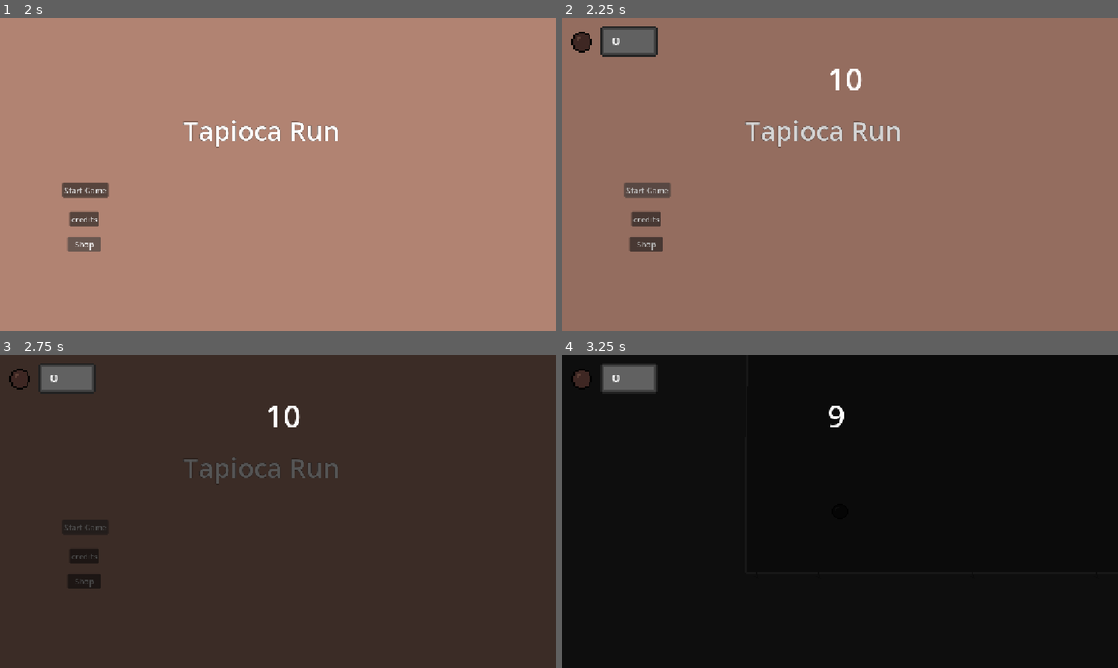
Above: before the commit, frames 1-4 (two rows, left to right).
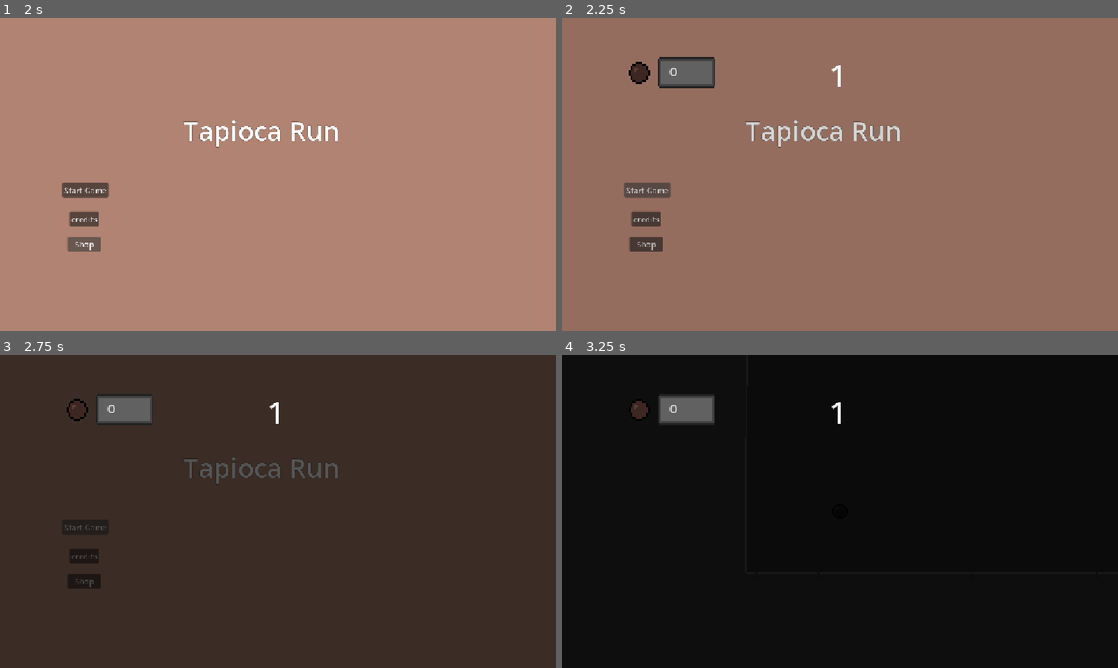
Above: after the commit, the same moments.

Repository: Adi-Ari-17/tapioca-run
Game: Godot game, scene res://scenes/main.tscn
The game is run twice, just before and just after one commit, with the same random seed, the same clock (stepped at 60 frames per second) and the same inputs.
Inputs:
- Up to frame 1 (2 s): click "credits" at 0.5 s; click "Shop" at 1.25 s
- Up to frame 2 (2.25 s): click "Start Game" at 2 s
- Up to frame 3 (2.75 s): no input
- Up to frame 4 (3.25 s): click "Start Game" at 2.75 s

Frame 1 is identical in both runs. In frame 2, 2.6% of the frame differs, in the area x 1-54%, y 2-24%; in frame 3, 2.3%; in frame 4, 2.1%.
Error after the commit: Parse Error: Expected indented block after function declaration. (res://scripts/countdown.gd:8)

Commit message:
sm more countdown fixing without spamming gamemanager

Diff:
--- a/tapioca-run/scenes/coins.tscn
+++ b/tapioca-run/scenes/coins.tscn
@@ -125,3 +125,4 @@
 shape = SubResource("CircleShape2D_gs5bf")
 
 [connection signal="area_entered" from="." to="." method="_on_area_entered"]
+[connection signal="body_entered" from="." to="." method="_on_body_entered"]
--- a/tapioca-run/scenes/countdown.tscn
+++ b/tapioca-run/scenes/countdown.tscn
@@ -5,7 +5,7 @@
 [sub_resource type="LabelSettings" id="LabelSettings_6mc5i"]
 font_size = 64
 
-[node name="countdown" type="Node2D" unique_id=1009133850]
+[node name="countdown" type="Node2D" unique_id=233580494]
 script = ExtResource("1_6e84v")
 
 [node name="Label" type="Label" parent="." unique_id=1448555635]
--- a/tapioca-run/scenes/hud.tscn
+++ b/tapioca-run/scenes/hud.tscn
@@ -5,7 +5,7 @@
 
 [sub_resource type="LabelSettings" id="LabelSettings_6mc5i"]
 
-[node name="Node2D" type="Node2D" unique_id=1661951141]
+[node name="hud" type="Node2D" unique_id=1097955973]
 scale = Vector2(2, 2)
 script = ExtResource("1_oo0fn")
 
--- a/tapioca-run/scenes/level_1.tscn
+++ b/tapioca-run/scenes/level_1.tscn
@@ -140,6 +140,93 @@
 
 [node name="coins" type="Node2D" parent="." unique_id=2024505331]
 
+[node name="coin7" parent="coins" unique_id=1526938507 instance=ExtResource("2_bswci")]
+position = Vector2(1708, 21)
+
+[node name="coin8" parent="coins" unique_id=261964935 instance=ExtResource("2_bswci")]
+position = Vector2(1706, -13)
+
+[node name="coin9" parent="coins" unique_id=1845243955 instance=ExtResource("2_bswci")]
+position = Vector2(1670, 18)
+
+[node name="coin10" parent="coins" unique_id=798483029 instance=ExtResource("2_bswci")]
+position = Vector2(1664, -14)
+
+[node name="coin11" parent="coins" unique_id=547370698 instance=ExtResource("2_bswci")]
+position = Vector2(1629, 21)
+
+[node name="coin12" parent="coins" unique_id=650514000 instance=ExtResource("2_bswci")]
+position = Vector2(1626, -13)
+
+[node name="coin13" parent="coins" unique_id=933764095 instance=ExtResource("2_bswci")]
+position = Vector2(1343, -87)
+
+[node name="coin14" parent="coins" unique_id=450156234 instance=ExtResource("2_bswci")]
+position = Vector2(1383, -118)
+
+[node name="coin15" parent="coins" unique_id=1251227717 instance=ExtResource("2_bswci")]
+position = Vector2(1416, -85)
+
+[node name="coin16" parent="coins" unique_id=1855461979 instance=ExtResource("2_bswci")]
+position = Vector2(1069, 48)
+
+[node name="coin17" parent="coins" unique_id=1430783629 instance=ExtResource("2_bswci")]
+position = Vector2(1258, -61)
+
+[node name="coin18" parent="coins" unique_id=1339331173 instance=ExtResource("2_bswci")]
+position = Vector2(1581, -144)
+
+[node name="coin19" parent="coins" unique_id=640313220 instance=ExtResource("2_bswci")]
+position = Vector2(1438, 322)
+
+[node name="coin20" parent="coins" unique_id=1647680095 instance=ExtResource("2_bswci")]
+position = Vector2(1499, 305)
+
+[node name="coin21" parent="coins" unique_id=22471360 instance=ExtResource("2_bswci")]
+position = Vector2(1500, 334)
+
+[node name="coin22" parent="coins" unique_id=1412282034 instance=ExtResource("2_bswci")]
+position = Vector2(1527, 305)
+
+[node name="coin23" parent="coins" unique_id=1277444016 instance=ExtResource("2_bswci")]
+position = Vector2(1527, 333)
+
+[node name="coin24" parent="coins" unique_id=275593261 instance=ExtResource("2_bswci")]
+position = Vector2(1551, 307)
+
+[node name="coin25" parent="coins" unique_id=1659071107 instance=ExtResource("2_bswci")]
+position = Vector2(1558, 334)
+
+[node name="coin26" parent="coins" unique_id=1625834618 instance=ExtResource("2_bswci")]
+position = Vector2(1583, 306)
+
+[node name="coin27" parent="coins" unique_id=1384378542 instance=ExtResource("2_bswci")]
+position = Vector2(1589, 333)
+
+[node name="coin28" parent="coins" unique_id=345787075 instance=ExtResource("2_bswci")]
+position = Vector2(1616, 304)
+
+[node name="coin29" parent="coins" unique_id=2073123008 instance=ExtResource("2_bswci")]
+position = Vector2(1617, 333)
+
+[node name="coin30" parent="coins" unique_id=154525656 instance=ExtResource("2_bswci")]
+position = Vector2(1434, 90)
+
+[node name="coin31" parent="coins" unique_id=373035037 instance=ExtResource("2_bswci")]
+position = Vector2(1430, 128)
+
+[node name="coin32" parent="coins" unique_id=1809022557 instance=ExtResource("2_bswci")]
+position = Vector2(1432, 166)
+
+[node name="coin33" parent="coins" unique_id=1623907462 instance=ExtResource("2_bswci")]
+position = Vector2(1426, 202)
+
+[node name="coin34" parent="coins" unique_id=1249289991 instance=ExtResource("2_bswci")]
+position = Vector2(1426, 237)
+
+[node name="coin35" parent="coins" unique_id=1245021386 instance=ExtResource("2_bswci")]
+position = Vector2(1427, 271)
+
 [node name="coin" parent="coins" unique_id=841733727 instance=ExtResource("2_bswci")]
 position = Vector2(561, 147)
 
@@ -157,90 +244,3 @@
 
 [node name="coin6" parent="coins" unique_id=1518545858 instance=ExtResource("2_bswci")]
 position = Vector2(754, 75)
-
-[node name="coin" parent="." unique_id=1526938507 instance=ExtResource("2_bswci")]
-position = Vector2(1708, 21)
-
-[node name="coin2" parent="." unique_id=261964935 instance=ExtResource("2_bswci")]
-position = Vector2(1706, -13)
-
-[node name="coin3" parent="." unique_id=1845243955 instance=ExtResource("2_bswci")]
-position = Vector2(1670, 18)
-
-[node name="coin4" parent="." unique_id=798483029 instance=ExtResource("2_bswci")]
-position = Vector2(1664, -14)
-
-[node name="coin5" parent="." unique_id=547370698 instance=ExtResource("2_bswci")]
-position = Vector2(1629, 21)
-
-[node name="coin6" parent="." unique_id=650514000 instance=ExtResource("2_bswci")]
-position = Vector2(1626, -13)
-
-[node name="coin7" parent="." unique_id=933764095 instance=ExtResource("2_bswci")]
-position = Vector2(1343, -87)
-
-[node name="coin8" parent="." unique_id=450156234 instance=ExtResource("2_bswci")]
-position = Vector2(1383, -118)
-
-[node name="coin9" parent="." unique_id=1251227717 instance=ExtResource("2_bswci")]
-position = Vector2(1416, -85)
-
-[node name="coin10" parent="." unique_id=1855461979 instance=ExtResource("2_bswci")]
-position = Vector2(1069, 48)
-
-[node name="coin11" parent="." unique_id=1430783629 instance=ExtResource("2_bswci")]
-position = Vector2(1258, -61)
-
-[node name="coin12" parent="." unique_id=1339331173 instance=ExtResource("2_bswci")]
-position = Vector2(1581, -144)
-
-[node name="coin13" parent="." unique_id=640313220 instance=ExtResource("2_bswci")]
-position = Vector2(1438, 322)
-
-[node name="coin14" parent="." unique_id=1647680095 instance=ExtResource("2_bswci")]
-position = Vector2(1499, 305)
-
-[node name="coin15" parent="." unique_id=22471360 instance=ExtResource("2_bswci")]
-position = Vector2(1500, 334)
-
-[node name="coin16" parent="." unique_id=1412282034 instance=ExtResource("2_bswci")]
-position = Vector2(1527, 305)
-
-[node name="coin17" parent="." unique_id=1277444016 instance=ExtResource("2_bswci")]
-position = Vector2(1527, 333)
-
-[node name="coin18" parent="." unique_id=275593261 instance=ExtResource("2_bswci")]
-position = Vector2(1551, 307)
-
-[node name="coin19" parent="." unique_id=1659071107 instance=ExtResource("2_bswci")]
-position = Vector2(1558, 334)
-
-[node name="coin20" parent="." unique_id=1625834618 instance=ExtResource("2_bswci")]
-position = Vector2(1583, 306)
-
-[node name="coin21" parent="." unique_id=1384378542 instance=ExtResource("2_bswci")]
-position = Vector2(1589, 333)
-
-[node name="coin22" parent="." unique_id=345787075 instance=ExtResource("2_bswci")]
-position = Vector2(1616, 304)
-
-[node name="coin23" parent="." unique_id=2073123008 instance=ExtResource("2_bswci")]
-position = Vector2(1617, 333)
-
-[node name="coin24" parent="." unique_id=154525656 instance=ExtResource("2_bswci")]
-position = Vector2(1434, 90)
-
-[node name="coin25" parent="." unique_id=373035037 instance=ExtResource("2_bswci")]
-position = Vector2(1430, 128)
-
-[node name="coin26" parent="." unique_id=1809022557 instance=ExtResource("2_bswci")]
-position = Vector2(1432, 166)
-
-[node name="coin27" parent="." unique_id=1623907462 instance=ExtResource("2_bswci")]
-position = Vector2(1426, 202)
-
-[node name="coin28" parent="." unique_id=1249289991 instance=ExtResource("2_bswci")]
-position = Vector2(1426, 237)
-
-[node name="coin29" parent="." unique_id=1245021386 instance=ExtResource("2_bswci")]
-position = Vector2(1427, 271)
--- a/tapioca-run/scenes/main.tscn
+++ b/tapioca-run/scenes/main.tscn
@@ -84,10 +84,10 @@
 root_node = NodePath("../..")
 libraries/ = SubResource("AnimationLibrary_tefeu")
 
+[node name="hud" parent="GUI" unique_id=1661951141 instance=ExtResource("4_jyhfs")]
+position = Vector2(226, 112)
+
 [node name="countdown" parent="GUI" unique_id=1009133850 instance=ExtResource("5_tbgi4")]
-position = Vector2(-4, 8)
 
-[node name="hud" parent="GUI" unique_id=1661951141 instance=ExtResource("4_jyhfs")]
-position = Vector2(107, 48)
-
+[connection signal="countstart" from="." to="GUI/countdown" method="_on_main_countstart"]
 [connection signal="return_to_menu" from="GUI/countdown" to="." method="return_to_menu"]
--- a/tapioca-run/scenes/menu.tscn
+++ b/tapioca-run/scenes/menu.tscn
@@ -7,28 +7,25 @@
 outline_size = 2
 outline_color = Color(0, 0, 0, 1)
 
-[node name="menu" type="Node2D" unique_id=1028276986]
+[node name="menu" type="CanvasLayer" unique_id=1306010076]
 script = ExtResource("1_yqeox")
 
-[node name="CanvasLayer" type="CanvasLayer" parent="." unique_id=1967712606]
-
-[node name="ColorRect" type="ColorRect" parent="CanvasLayer" unique_id=1910807541]
+[node name="ColorRect" type="ColorRect" parent="." unique_id=1910807541]
 anchors_preset = 15
 anchor_right = 1.0
 anchor_bottom = 1.0
 grow_horizontal = 2
 grow_vertical = 2
 color = Color(0.69409156, 0.5130105, 0.44803417, 1)
-metadata/_edit_use_anchors_ = true
 
-[node name="start" type="Button" parent="CanvasLayer" unique_id=1798391521]
+[node name="start" type="Button" parent="." unique_id=1798391521]
 offset_left = 129.0
 offset_top = 341.0
 offset_right = 225.0
 offset_bottom = 372.0
 text = "Start Game"
 
-[node name="credits" type="Button" parent="CanvasLayer" unique_id=1501865723]
+[node name="credits" type="Button" parent="." unique_id=1501865723]
 offset_left = 144.0
 offset_top = 401.0
 offset_right = 205.0
@@ -36,14 +33,14 @@
 text = "credits
 "
 
-[node name="shop" type="Button" parent="CanvasLayer" unique_id=944355835]
+[node name="shop" type="Button" parent="." unique_id=944355835]
 offset_left = 140.0
 offset_top = 453.0
 offset_right = 209.0
 offset_bottom = 484.0
 text = "Shop"
 
-[node name="Label" type="Label" parent="CanvasLayer" unique_id=1941178479]
+[node name="Label" type="Label" parent="." unique_id=1941178479]
 offset_left = 380.0
 offset_top = 195.0
 offset_right = 704.0
@@ -51,6 +48,6 @@
 text = "Tapioca Run"
 label_settings = SubResource("LabelSettings_6mc5i")
 
-[connection signal="pressed" from="CanvasLayer/start" to="." method="_on_start_pressed"]
-[connection signal="pressed" from="CanvasLayer/credits" to="." method="_on_credits_pressed"]
-[connection signal="pressed" from="CanvasLayer/shop" to="." method="_on_shop_pressed"]
+[connection signal="pressed" from="start" to="." method="_on_start_pressed"]
+[connection signal="pressed" from="credits" to="." method="_on_credits_pressed"]
+[connection signal="pressed" from="shop" to="." method="_on_shop_pressed"]
--- a/tapioca-run/scenes/shop.tscn
+++ b/tapioca-run/scenes/shop.tscn
@@ -1,55 +1,49 @@
 [gd_scene format=3 uid="uid://cx3vv8aw2mirp"]
-
-[ext_resource type="Script" uid="uid://biw1ogn457f1r" path="res://scripts/Shop.gd" id="1_lx5au"]
 
 [sub_resource type="LabelSettings" id="LabelSettings_xfvoa"]
 font_size = 55
 outline_size = 2
 outline_color = Color(0, 0, 0, 1)
 
-[node name="shop" type="Node2D" unique_id=1761433747]
+[node name="shop" type="Node2D" unique_id=576937566]
 
-[node name="CanvasLayer" type="CanvasLayer" parent="." unique_id=93764978]
-script = ExtResource("1_lx5au")
-
-[node name="ColorRect" type="ColorRect" parent="CanvasLayer" unique_id=1258653488]
+[node name="ColorRect" type="ColorRect" parent="." unique_id=1258653488]
 anchors_preset = 15
 anchor_right = 1.0
 anchor_bottom = 1.0
 grow_horizontal = 2
 grow_vertical = 2
 color = Color(0.69409156, 0.5130105, 0.44803417, 1)
-metadata/_edit_use_anchors_ = true
 
-[node name="countdown" type="Button" parent="CanvasLayer" unique_id=1999365787]
+[node name="countdown" type="Button" parent="." unique_id=1999365787]
 offset_left = 306.0
 offset_top = 210.0
 offset_right = 493.0
 offset_bottom = 329.0
 text = "Countdown"
 
-[node name="idk2" type="Button" parent="CanvasLayer" unique_id=605792678]
+[node name="idk2" type="Button" parent="." unique_id=605792678]
 offset_left = 573.0
 offset_top = 382.0
 offset_right = 760.0
 offset_bottom = 501.0
 text = "idk"
 
-[node name="Pearl" type="Button" parent="CanvasLayer" unique_id=2065725093]
+[node name="Pearl" type="Button" parent="." unique_id=2065725093]
 offset_left = 308.0
 offset_top = 382.0
 offset_right = 492.0
 offset_bottom = 497.0
 text = "New Pearl"
 
-[node name="idk" type="Button" parent="CanvasLayer" unique_id=962100626]
+[node name="idk" type="Button" parent="." unique_id=962100626]
 offset_left = 577.0
 offset_top = 205.0
 offset_right = 754.0
 offset_bottom = 322.0
 text = "idk"
 
-[node name="Label" type="Label" parent="CanvasLayer" unique_id=1937225955]
+[node name="Label" type="Label" parent="." unique_id=1937225955]
 offset_left = 97.0
 offset_top = 64.0
 offset_right = 421.0
@@ -57,7 +51,7 @@
 text = "Shop"
 label_settings = SubResource("LabelSettings_xfvoa")
 
-[node name="Button" type="Button" parent="CanvasLayer" unique_id=1563835025]
+[node name="Button" type="Button" parent="." unique_id=1563835025]
 anchors_preset = -1
 anchor_right = 0.011000001
 anchor_bottom = 0.055000003
@@ -66,5 +60,3 @@
 offset_right = 152.328
 offset_bottom = 571.36
 text = "Back"
-
-[connection signal="pressed" from="CanvasLayer/countdown" to="CanvasLayer" method="_on_countdown_pressed"]
--- a/tapioca-run/scripts/GameManager.gd
+++ b/tapioca-run/scripts/GameManager.gd
@@ -5,7 +5,6 @@
 var spawn_pos: Vector2 = Vector2(0, 0)
 var coins: int = 0
 var countdown: int = 0
-var count: int = 11
+var count_max: int = 11
 var countstart: bool = false
 var menu: bool = false
-var showCount: bool = false
--- a/tapioca-run/scripts/coins.gd
+++ b/tapioca-run/scripts/coins.gd
@@ -2,10 +2,11 @@
 
 @onready var animated_sprite: AnimatedSprite2D = $AnimatedSprite2D
 
-# Called when the node enters the scene tree for the first time.
 func _ready() -> void:
+	animated_sprite.frame = randi_range(0, 13)
 	animated_sprite.play("idle")
 
-func _on_area_entered(area: Area2D) -> void:
-	GameManager.coins += 1
-	queue_free()
+func _on_body_entered(body: Node2D) -> void:
+	if body.name == "Player":
+		GameManager.coins += 1
+		queue_free()
--- a/tapioca-run/scripts/countdown.gd
+++ b/tapioca-run/scripts/countdown.gd
@@ -3,19 +3,18 @@
 @onready var label: Label = $Label
 signal return_to_menu
 var waiting: bool = false
+var counting
 
 func _ready() -> void:
-	label.text = str(GameManager.countdown)
-	GameManager.countdown = GameManager.count
 
-func _process(delta: float) -> void:
-	if GameManager.countstart:
+func _process(_delta: float) -> void:
+	if counting:
 		if not waiting:
 			GameManager.countdown -= 1
 			label.text = str(GameManager.countdown)
 			if GameManager.countdown <= 0:
 				return_to_menu.emit()
-				GameManager.showCount = false
+				counting = false
 				queue_free()
 		_trigger()
 
@@ -25,3 +24,9 @@
 	waiting = true
 	await get_tree().create_timer(1.0).timeout
 	waiting = false
+
+func _on_main_countstart() -> void:
+	counting = true
+	label.text = str(GameManager.countdown)
+	GameManager.countdown = GameManager.count_max
+	print(GameManager.countdown)
--- a/tapioca-run/scripts/hud.gd
+++ b/tapioca-run/scripts/hud.gd
@@ -1,10 +1,8 @@
 extends Node2D
-
 @onready var label: Label = $Label
 
-# Called when the node enters the scene tree for the first time.
 func _ready() -> void:
 	label.text = str(GameManager.coins)
 
-func _physics_process(delta: float) -> void:
+func _physics_process(_delta: float) -> void:
 	label.text = str(GameManager.coins)
--- a/tapioca-run/scripts/main.gd
+++ b/tapioca-run/scripts/main.gd
@@ -6,6 +6,7 @@
 @onready var current_level_node: Node = null
 @onready var countdown: Node = $GUI/countdown
 @onready var hud: Node = $GUI/hud
+signal countstart
 
 func _ready() -> void:
 	if player:
@@ -17,24 +18,21 @@
 		hud.hide()
 	load_menu()
 
-
-func _physics_process(delta: float) -> void:
-	if GameManager.menu:
-		GameManager.menu = false
-		load_menu()
-
 func load_menu() -> void:
 	var menu_scene = load("res://scenes/menu.tscn").instantiate()
 	level_node.add_child(menu_scene)
 	menu_scene.game_start.connect(game_starting)
+	hud.hide()
+	countdown.hide()
 
 func game_starting() -> void:
+	print("game start")
 	if player:
 		player.set_physics_process(true)
 	change_level(GameManager.current_level, GameManager.spawn_pos)
 	if countdown:
 		countdown.show()
-		GameManager.countstart = true
+		countstart.emit()
 	if hud:
 		hud.show()
 
@@ -76,3 +74,4 @@
 	level_node.add_child(menu_scene)
 	if transition_layer:
 		transition_layer.fade_out()
+	menu_scene.game_start.connect(game_starting)
--- a/tapioca-run/scripts/menu.gd
+++ b/tapioca-run/scripts/menu.gd
@@ -1,4 +1,4 @@
-extends Node2D
+extends CanvasLayer
 
 signal game_start
 signal shop_load
@@ -6,10 +6,10 @@
 
 func _on_start_pressed() -> void:
 	game_start.emit()
-	GameManager.showCount = true
+	print("menu start?")
 
 func _on_credits_pressed() -> void:
-	pass # Replace with function body.
+	pass
 
 func _on_shop_pressed() -> void:
 	shop_load.emit()
